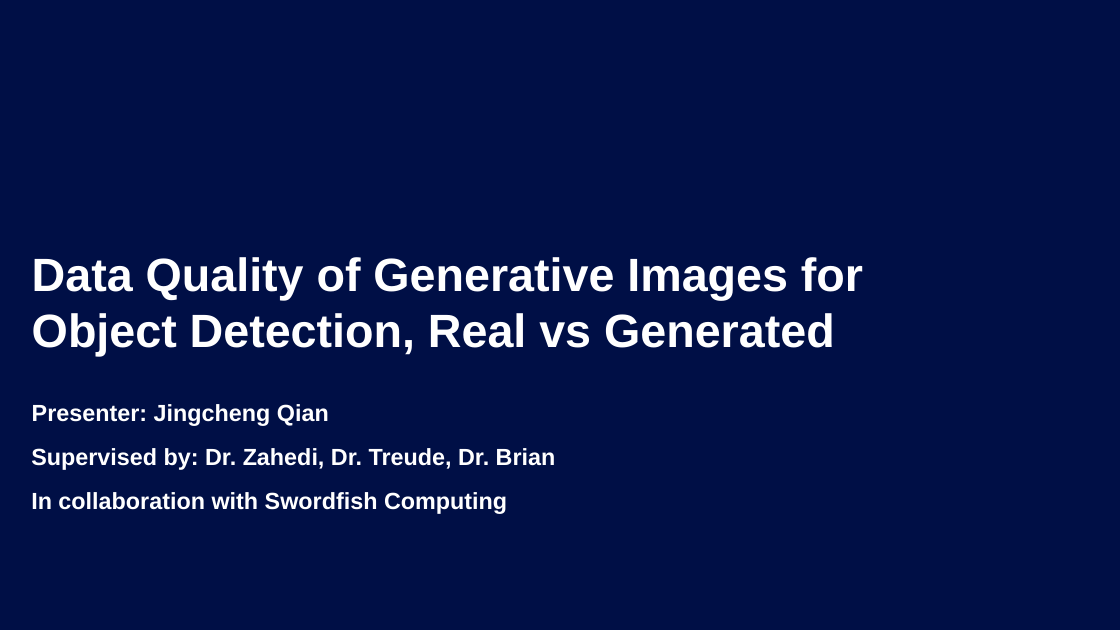
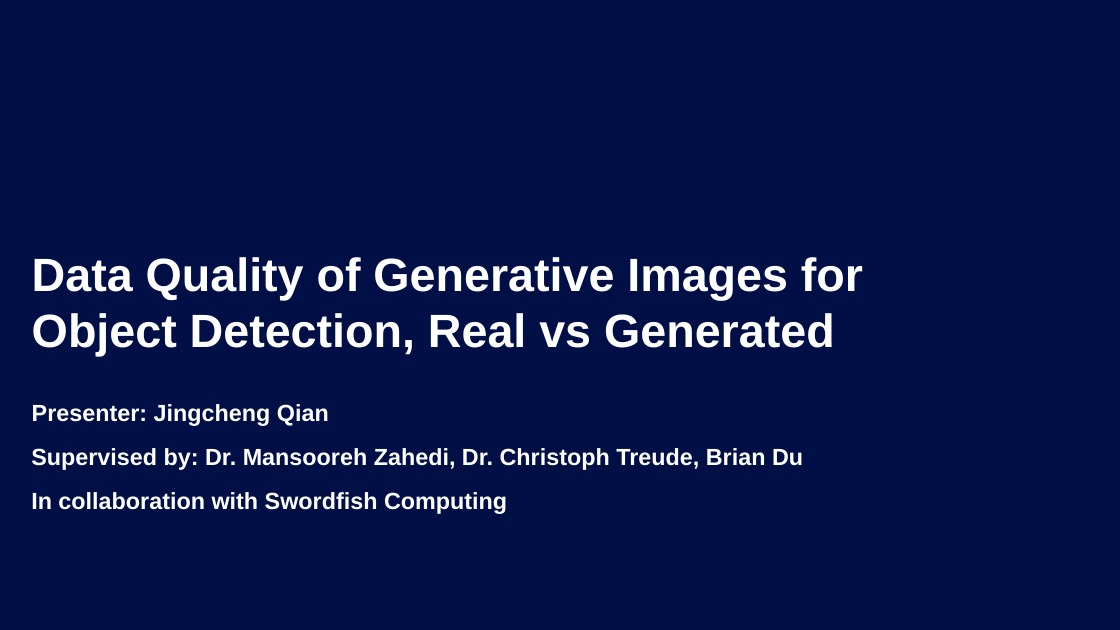
Before and after one commit to chengchengchenchen/MCS-Research-Project, a slide deck: slide 1 of doc/Presentation-revised.pptx. Drawn at 1120x630 pixels with LibreOffice and Linux fonts; fonts in the diff are those of the drawing; background and template pictures are left out. Boxes give left, top, right and bottom in pixels: in the first picture for what was removed or moved away, otherwise in the second. Text is boxed around its words. In the diff, an @@ line names an element or a change of style, - is before the commit and + after.

```diff
--- a/doc/Presentation-revised.pptx
+++ b/doc/Presentation-revised.pptx
@@ text at box(31, 448, 803, 470): text changed @@
-Supervised by: Dr. Zahedi, Dr. Treude, Dr. Brian
+Supervised by: Dr. Mansooreh Zahedi, Dr. Christoph Treude, Brian Du
```
Also in this commit, not shown: 9 other slides changed, 5 slides added, 1 slide removed, 2 other files.
